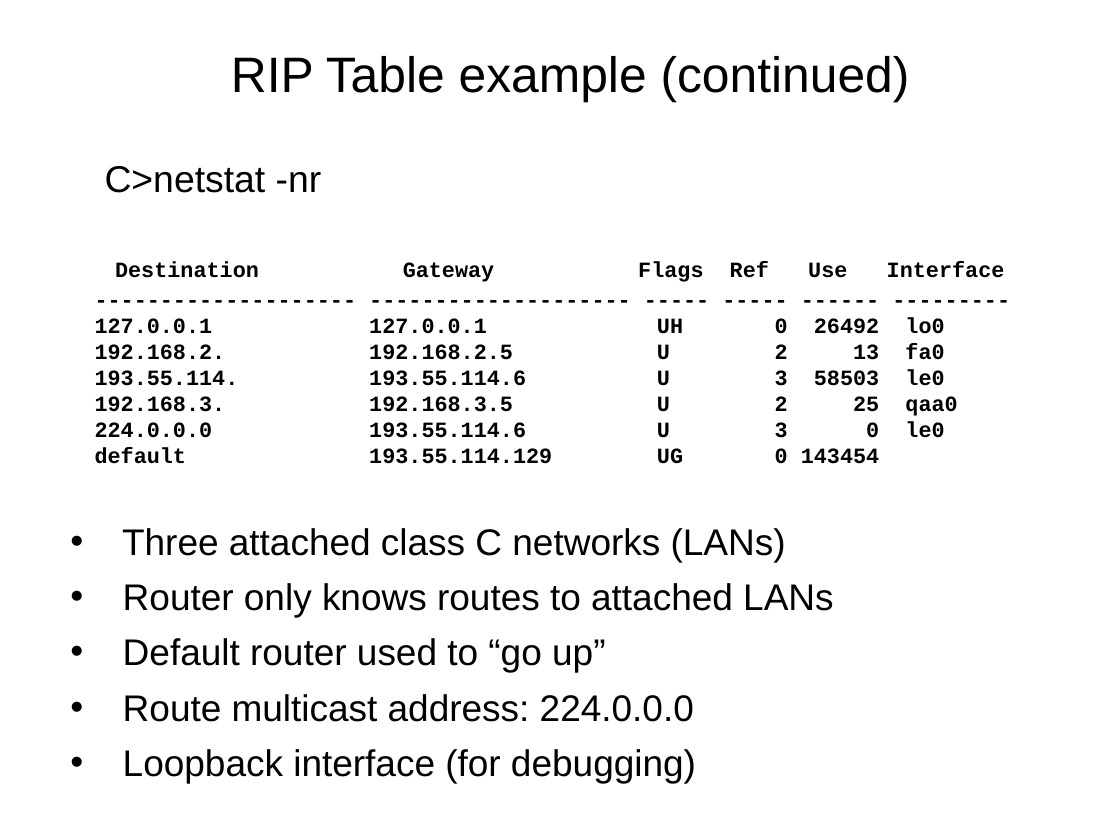
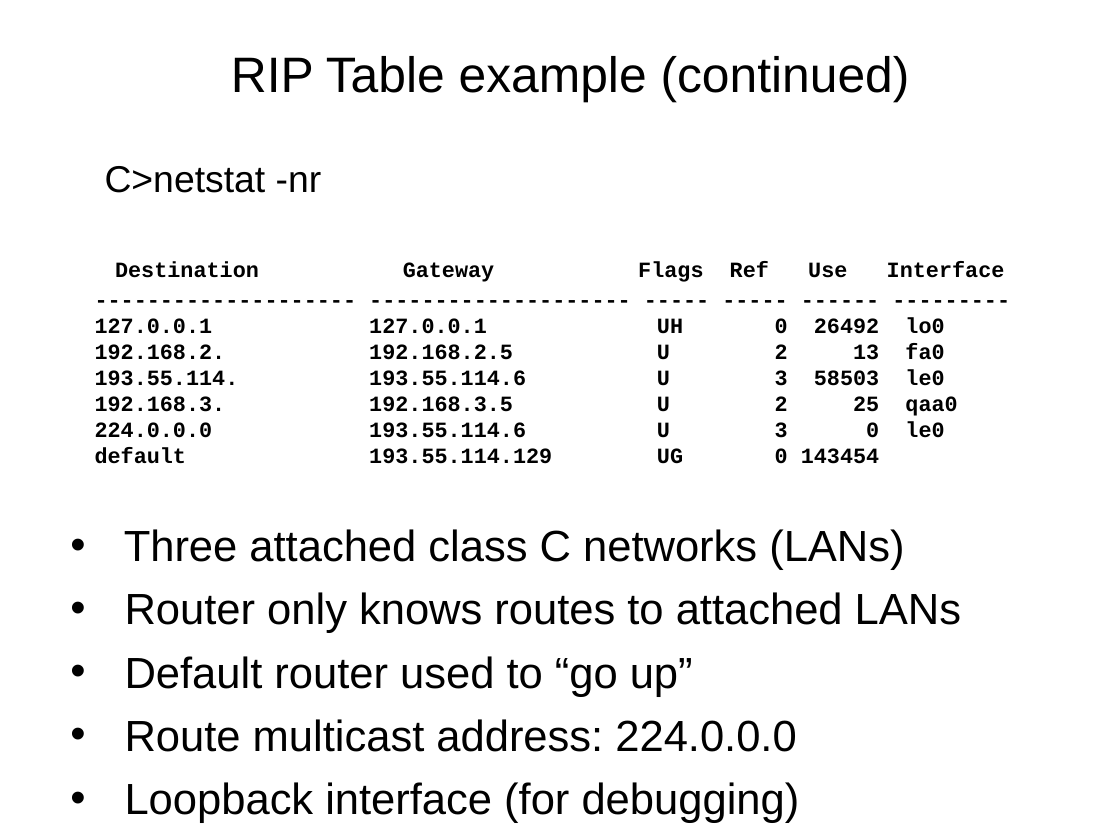
Before and after one commit to speedstermich/Computer-Network, a slide deck: slide 44 of 路由协议2019.ppt. Drawn at 1120x840 pixels with LibreOffice and Linux fonts; fonts in the diff are those of the drawing. Boxes give left, top, right and bottom in pixels: in the first picture for what was removed or moved away, otherwise in the second. Text is boxed around its words. In the diff, an @@ line names an element or a change of style, - is before the commit and + after.

```diff
--- a/路由协议2019.ppt
+++ b/路由协议2019.ppt
@@ text "Three attached class C networks ..." at bbox=[124, 529, 961, 815]: size 23.8 to 28 pt @@
```
Also in this commit, not shown: 6 other slides changed, 1 other file.
